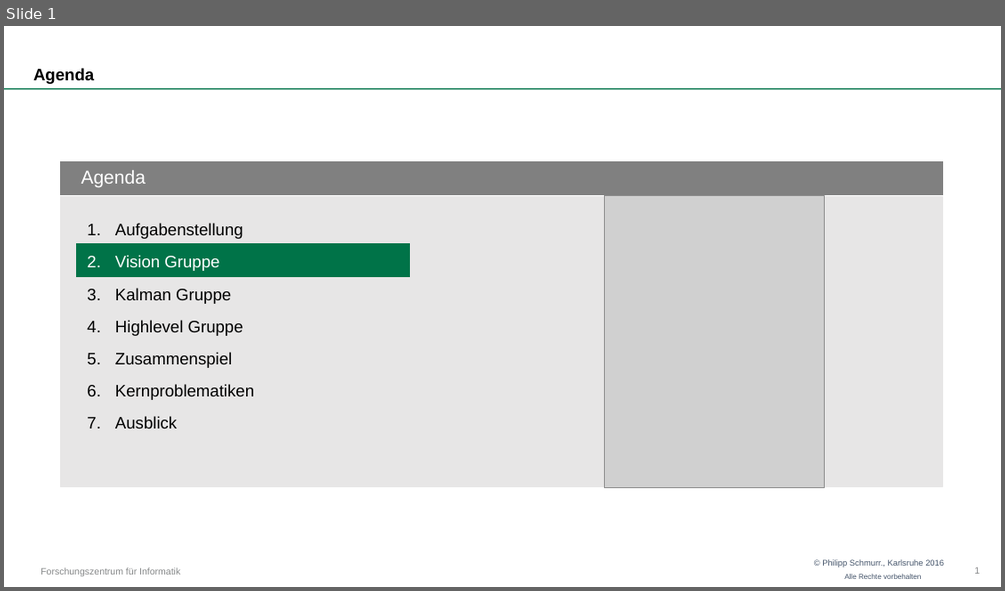
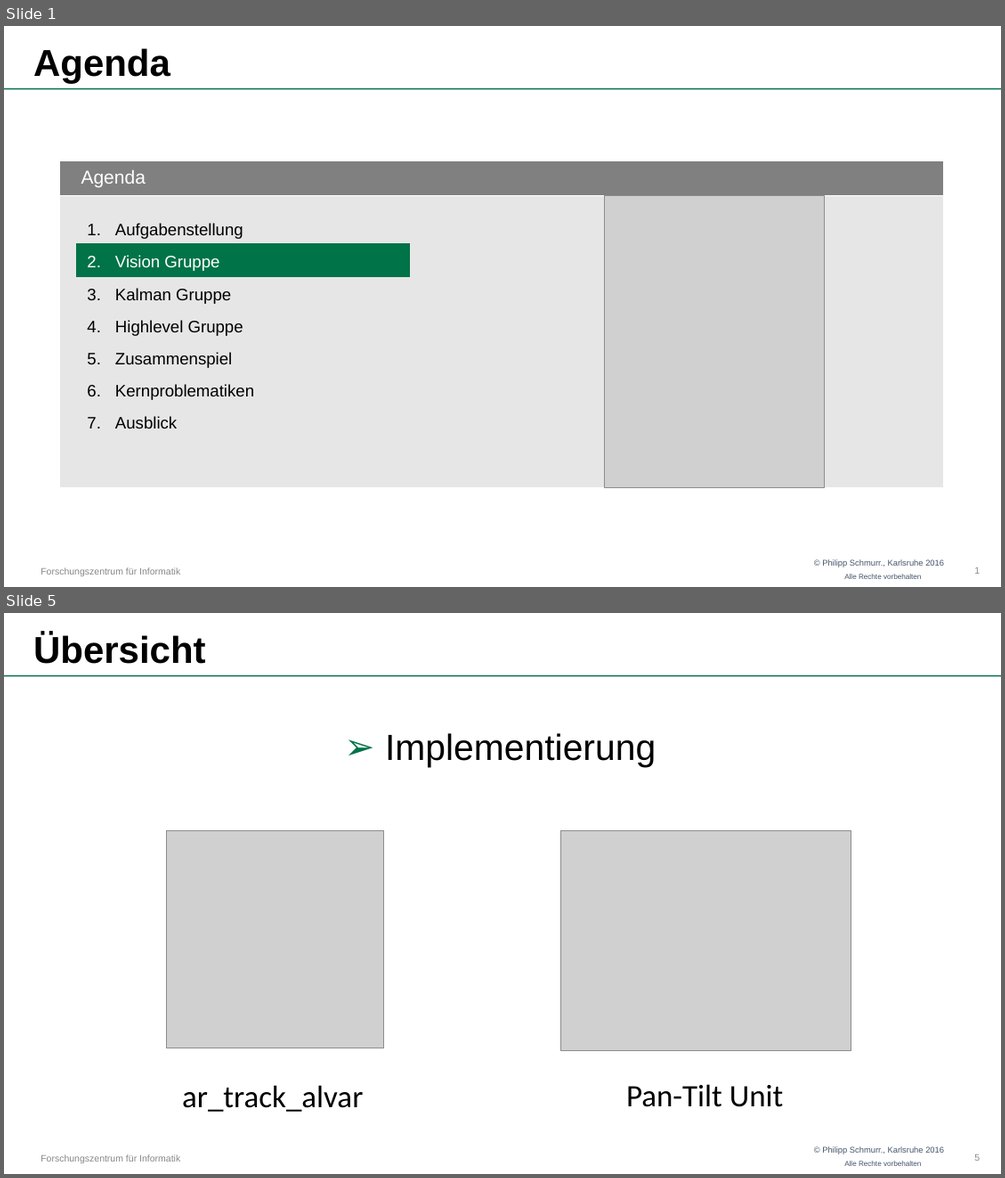
Before and after one commit to OtonoKakuei/robprak1516-documentation, a slide deck: robprak1516-presentation-vision.pptx. Shown one above the other, each under a label of ours: slide 1 before the commit, slides 1 and 5 after it; the slides between them are not shown. The pictures are 1005x591 and 1005x1178 pixels, drawn with LibreOffice and Linux fonts; fonts in the diff are those of the drawing; grey boxes stand for pictures; background and template pictures are left out. Boxes give left, top, right and bottom in pixels: in the first picture for what was removed or moved away, otherwise in the second. Text is boxed around its words. In the diff, an @@ line names an element or a change of style, - is before the commit and + after.

```diff
--- a/robprak1516-presentation-vision.pptx
+++ b/robprak1516-presentation-vision.pptx
@@ slide 5 added at <box>4,613,1001,1174</box>, background #FFFFFF; not listed: 4 template elements that a slide beside it also shows @@
@@ title added at <box>33,633,206,664</box>, 36 pt, text #000000, bold @@
+Übersicht
@@ text added at <box>385,733,655,768</box>, 35 pt, text #000000 @@
+➢ Implementierung
@@ picture added at <box>167,831,384,1047</box> @@
@@ picture added at <box>560,831,851,1051</box> @@
@@ text added at <box>182,1085,363,1111</box>, 30 pt, text #000000 @@
+ar_track_alvar
@@ text added at <box>626,1084,783,1107</box>, 30 pt, text #000000 @@
+Pan-Tilt Unit
@@ page number added at <box>974,1154,979,1160</box>, 9 pt, text #868889 @@
+5
@@ slide 1 changed as well @@
@@ title "Agenda" at <box>33,48,170,83</box>: size 16 to 36 pt @@
```
Also in this commit, not shown: 10 other slides added, 1 slide removed.
